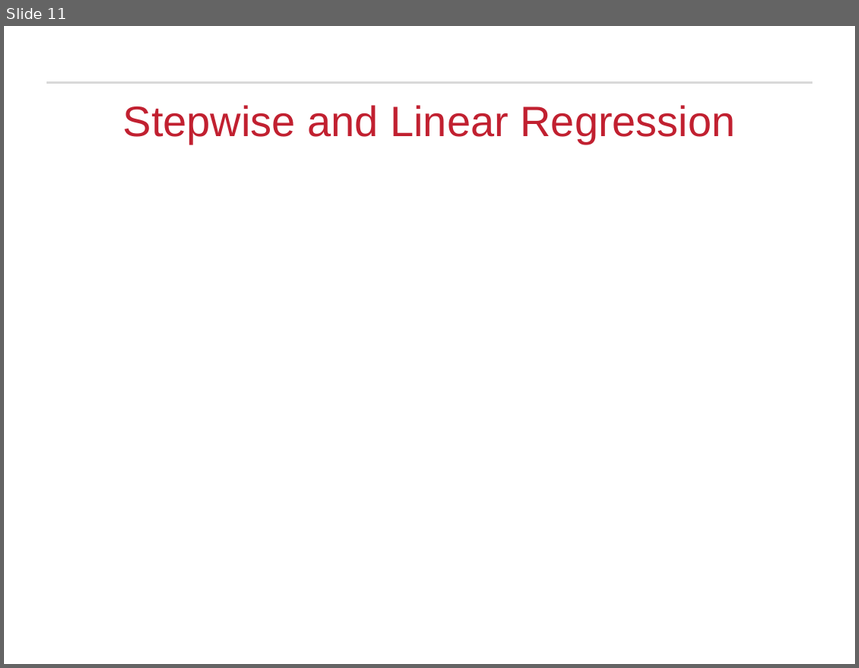
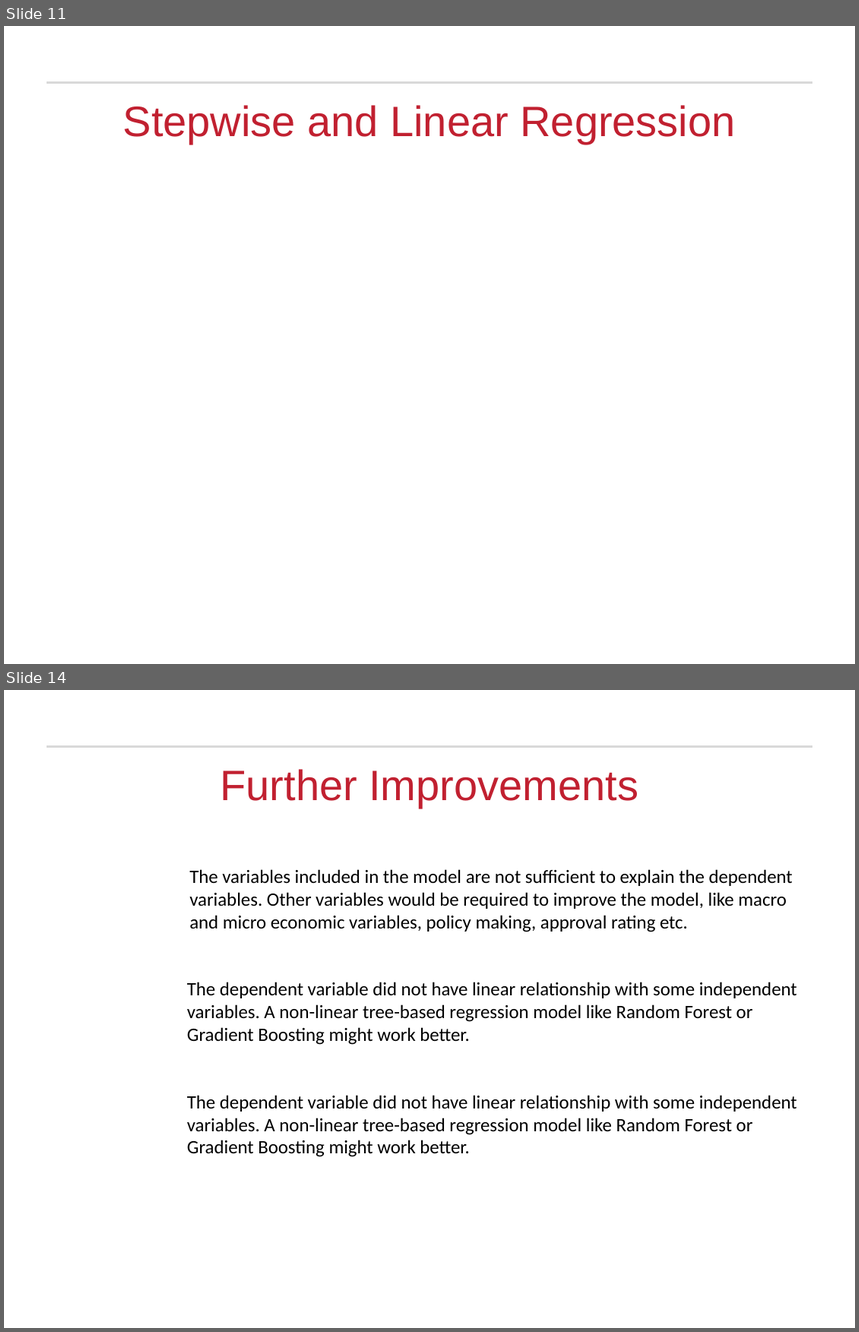
Before and after one commit to rajakash31/Presidential_Election_2016_Classification, a slide deck: Final Submission/Presidential Election Analysis_Final.pptx. Shown one above the other, each under a label of ours: slide 11 before the commit, slides 11 and 14 after it; the slides between them are not shown. The pictures are 859x668 and 859x1332 pixels, drawn with LibreOffice and Linux fonts; fonts in the diff are those of the drawing; background and template pictures are left out. Boxes give left, top, right and bottom in pixels: in the first picture for what was removed or moved away, otherwise in the second. Text is boxed around its words. In the diff, an @@ line names an element or a change of style, - is before the commit and + after.

Commit message:
linear regression results1

```diff
--- a/Final Submission/Presidential Election Analysis_Final.pptx
+++ b/Final Submission/Presidential Election Analysis_Final.pptx
@@ slide 14 added at <box>4,690,855,1328</box>, background #FFFFFF; not listed: 1 template element that a slide beside it also shows @@
@@ title added at <box>221,769,639,808</box>, 36 pt, text #C12030 @@
+Further Improvements
@@ text added at <box>189,869,793,932</box>, 16 pt, text #000000 @@
+The variables included in the model are not sufficient to explain the dependent variables. Other variables would be required to improve the model, like macro and micro economic variables, policy making, approval rating etc.
@@ text added at <box>187,982,797,1045</box>, 16 pt, text #000000 @@
+The dependent variable did not have linear relationship with some independent variables. A non-linear tree-based regression model like Random Forest or Gradient Boosting might work better.
@@ text added at <box>187,1095,797,1157</box>, 16 pt, text #000000 @@
+The dependent variable did not have linear relationship with some independent variables. A non-linear tree-based regression model like Random Forest or Gradient Boosting might work better.
```
Also in this commit, not shown: 2 slides changed, 2 other slides added, 2 slides removed, 3 other files.
